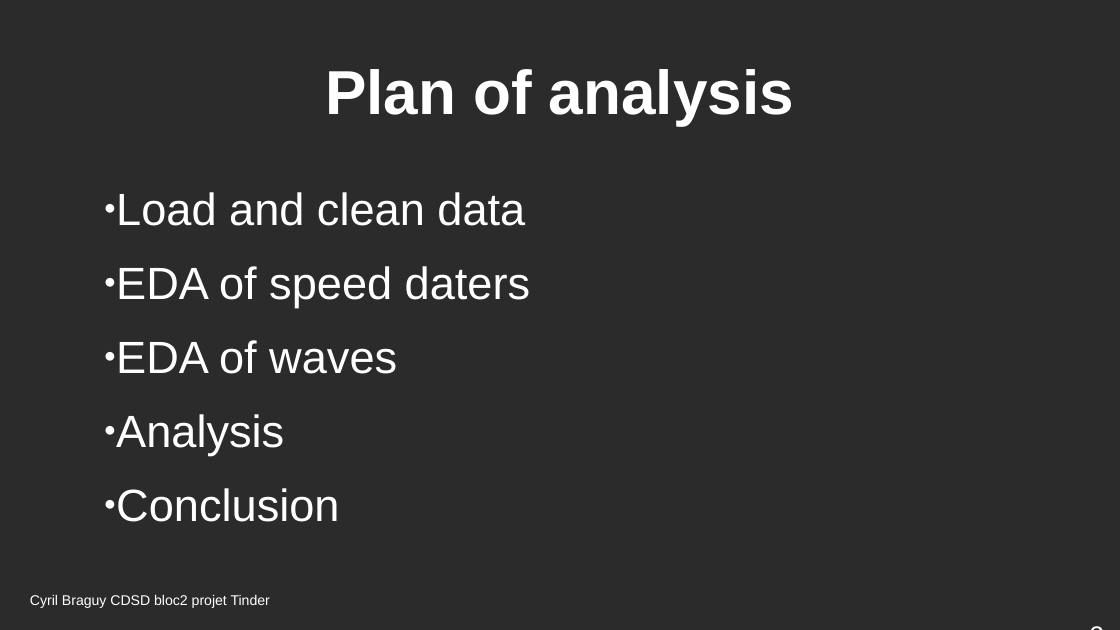
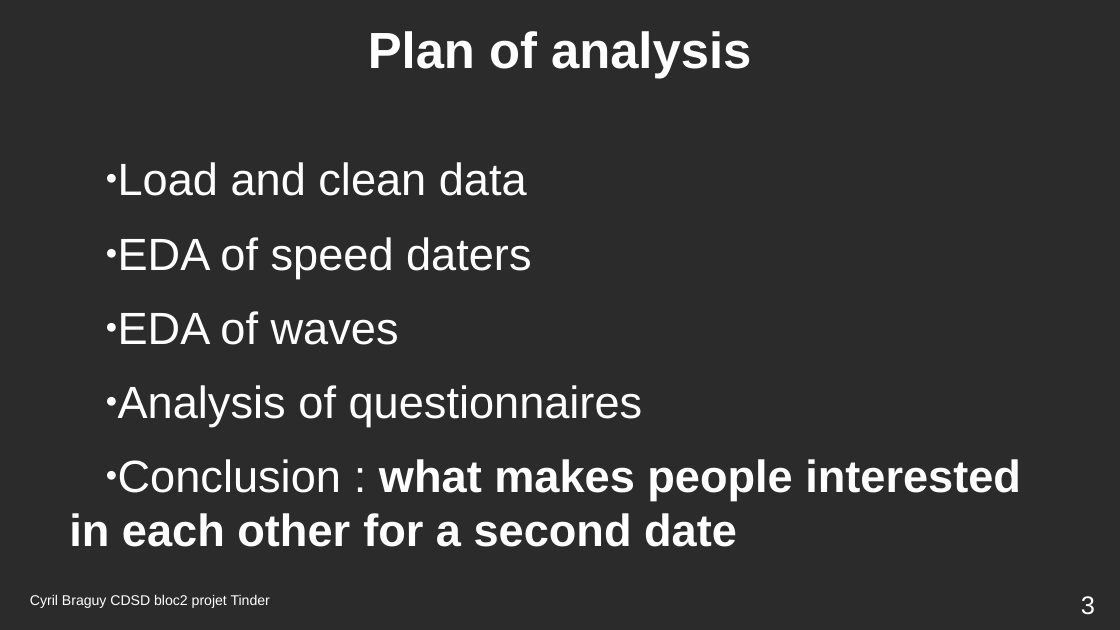
Before and after one commit to cyrilbraguy/Bl2_Tinder, a slide deck: slide 3 of doc/Braguy_CDSD_bl2_tinder.odp. Drawn at 1120x630 pixels with LibreOffice and Linux fonts; fonts in the diff are those of the drawing; background and template pictures are left out; a plain dark background stands for a picture behind light text. Boxes give left, top, right and bottom in pixels: in the first picture for what was removed or moved away, otherwise in the second. Text is boxed around its words. In the diff, an @@ line names an element or a change of style, - is before the commit and + after.

```diff
--- a/doc/Braguy_CDSD_bl2_tinder.odp
+++ b/doc/Braguy_CDSD_bl2_tinder.odp
@@ title "Plan of analysis": place and size @@
-title "Plan of analysis" at [325, 69, 794, 126]
+title "Plan of analysis" at [368, 31, 751, 78]
@@ title "Plan of analysis" at [368, 31, 751, 78]: size 44 to 36 pt @@
@@ text "Load and clean data": place and size @@
-text "Load and clean data" at [116, 192, 530, 522]
+text "Load and clean data" at [69, 162, 1021, 547]
@@ text at [118, 162, 531, 345]: indent changed @@
@@ text at [69, 385, 1021, 547]: text changed; bold on @@
-● Analysis
-● Conclusion
+● Analysis of questionnaires
+● Conclusion : what makes people interested in each other for a second date
@@ page number rewrapped from [1080, 584, 1117, 629] to [1081, 596, 1095, 615] @@
```
Also in this commit, not shown: 15 other slides changed, 4 other files.
